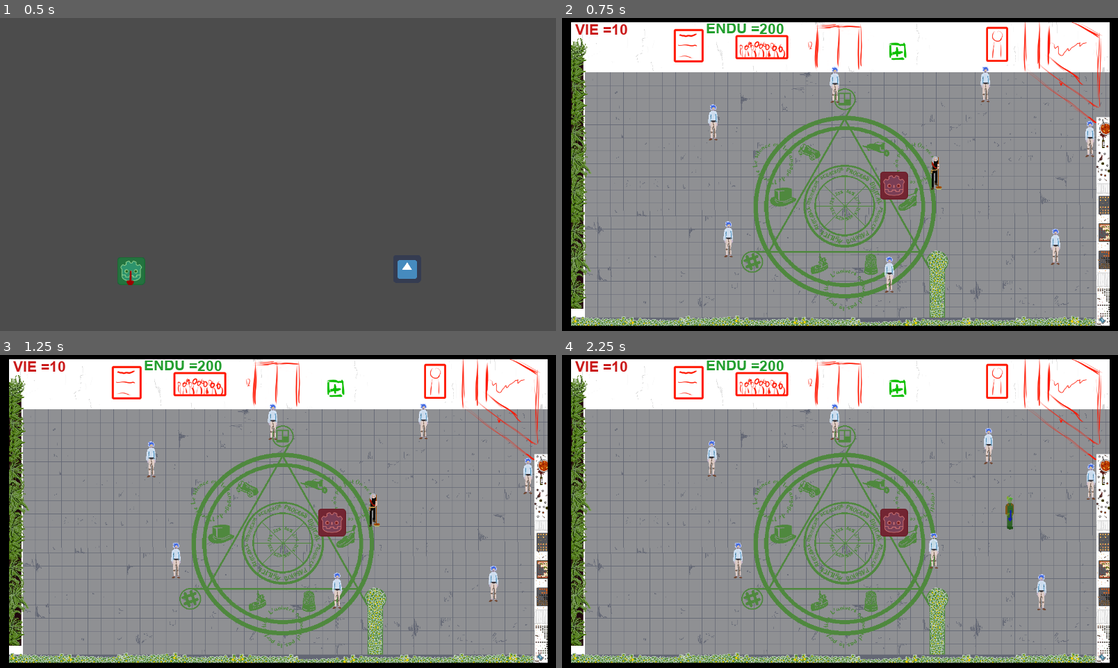
Above: before the commit, frames 1-4 (two rows, left to right).
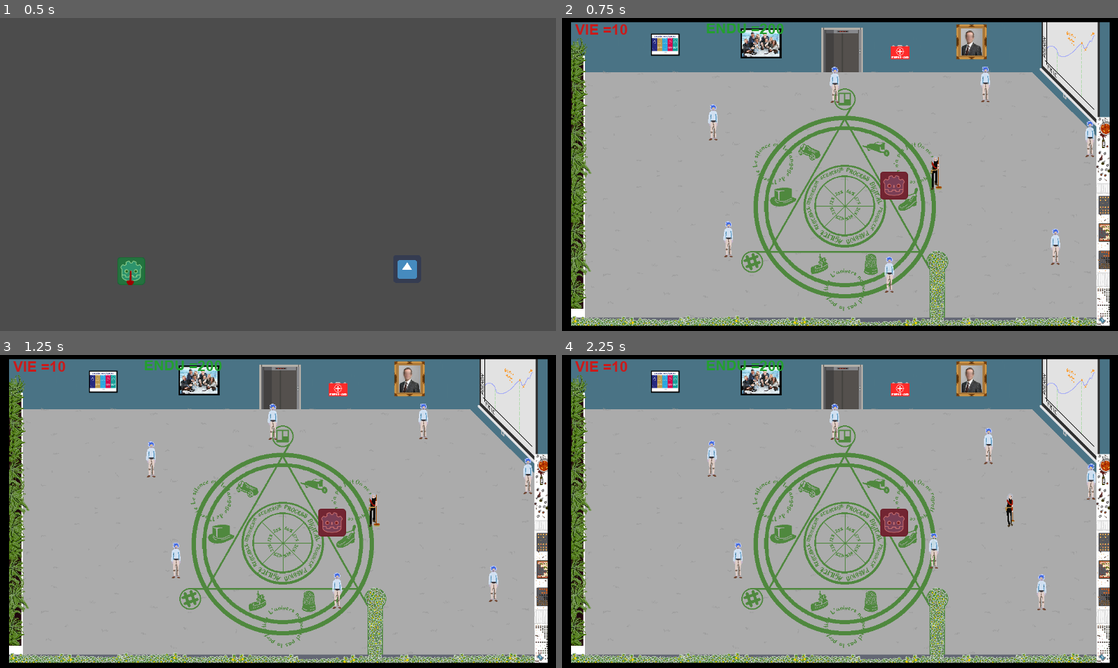
Above: after the commit, the same moments.

Repository: Ant0yne/action_concierge
Game: Godot game, scene res://Scenes/Menu.tscn
Same seed, same stepped clock (60 frames per second), same inputs: the game is played once before the commit and once after it. The engine's default icon, where the game draws it, is replaced by a stand-in: a white triangle on a blue panel in a dark square.
Inputs (mouse positions are in pixels of both pictures, inside the frame that each line leads up to):
- Up to frame 1 (0.5 s): no input
- Up to frame 2 (0.75 s): click (695, 271) at 0.5 s
- Up to frame 3 (1.25 s): no input
- Up to frame 4 (2.25 s): hold Right (ui_right) 1.28-2.03 s; hold Down (ui_down) from 2.03 s (still down)

Frame 1 is identical in both runs. In frame 2, 79% of the frame differs, in the area x 1-99%, y 1-99%; in frame 3, 79%; in frame 4, 80%.

Commit message:
integration fond + marche bas

Diff:
--- a/Scenes/Main.tscn
+++ b/Scenes/Main.tscn
@@ -65,7 +65,7 @@
 
 [node name="CollisionPolygon2D" type="CollisionPolygon2D" parent="LimiteDecor"]
 position = Vector2( 0, -1 )
-polygon = PoolVector2Array( 0.000991821, 0.103065, 52.9431,  …(82 unchanged characters)… 82.193, 689.155, 1230.76, 689.237, 1229.29, 242.852, 1065.97, 124.992, 53.5301, 125.399, 13.31, -4.4347, 1258.19, -27.5789, 1317.87, 2.03447, 1324.94, 765.71, -49, 763 )
+polygon = PoolVector2Array( 0.000991821, 0.103065, 52.9431,  …(82 unchanged characters)… 82.193, 689.155, 1230.76, 689.237, 1229.6, 271.254, 1082.55, 125.997, 53.5301, 125.399, 13.31, -4.4347, 1258.19, -27.5789, 1317.87, 2.03447, 1324.94, 765.71, -49, 763 )
 
 [editable path="UIPersoVie"]
 
--- a/Scenes/Perso.tscn
+++ b/Scenes/Perso.tscn
@@ -6,7 +6,7 @@
 [ext_resource path="res://Perso/Attaque/perso_attaque_bas.png" type="Texture" id=4]
 [ext_resource path="res://Perso/Idle/Idle Haut/perso_idle_haut0006.png" type="Texture" id=5]
 [ext_resource path="res://Perso/Dash/perso_dash_bas.png" type="Texture" id=6]
-[ext_resource path="res://Perso/Marche/perso_marche_bas.png" type="Texture" id=7]
+[ext_resource path="res://Perso/Marche/Marche Bas/perso_marche_gauche0001.png" type="Texture" id=7]
 [ext_resource path="res://Perso/Marche/Marche Gauche/perso_marche_gauche0002.png" type="Texture" id=8]
 [ext_resource path="res://Perso/Attaque/perso_attaque_haut.png" type="Texture" id=9]
 [ext_resource path="res://Perso/Attaque/perso_attaque_droite.png" type="Texture" id=10]
@@ -71,87 +71,96 @@
 [ext_resource path="res://Perso/Marche/Marche Gauche/perso_marche_gauche0005.png" type="Texture" id=69]
 [ext_resource path="res://Perso/Marche/Marche Gauche/perso_marche_gauche0003.png" type="Texture" id=70]
 [ext_resource path="res://Perso/Marche/Marche Gauche/perso_marche_gauche0007.png" type="Texture" id=71]
+[ext_resource path="res://Perso/Marche/Marche Bas/perso_marche_gauche0004.png" type="Texture" id=72]
+[ext_resource path="res://Perso/Marche/Marche Bas/perso_marche_gauche0003.png" type="Texture" id=73]
+[ext_resource path="res://Perso/Marche/Marche Bas/perso_marche_gauche0000.png" type="Texture" id=74]
+[ext_resource path="res://Perso/Marche/Marche Bas/perso_marche_gauche0006.png" type="Texture" id=75]
+[ext_resource path="res://Perso/Marche/Marche Bas/perso_marche_gauche0007.png" type="Texture" id=76]
+[ext_resource path="res://Perso/Marche/Marche Bas/perso_marche_gauche0008.png" type="Texture" id=77]
+[ext_resource path="res://Perso/Marche/Marche Bas/perso_marche_gauche0009.png" type="Texture" id=78]
+[ext_resource path="res://Perso/Marche/Marche Bas/perso_marche_gauche0005.png" type="Texture" id=79]
+[ext_resource path="res://Perso/Marche/Marche Bas/perso_marche_gauche0002.png" type="Texture" id=80]
 
 [sub_resource type="SpriteFrames" id=1]
 animations = [ {
-"frames": [ ExtResource( 13 ), ExtResource( 32 ), ExtResource( 33 ), ExtResource( 34 ), ExtResource( 35 ), ExtResource( 36 ), ExtResource( 37 ), ExtResource( 38 ), ExtResource( 39 ), ExtResource( 40 ), ExtResource( 42 ), ExtResource( 41 ) ],
-"loop": true,
-"name": "Idle Droite",
+"frames": [ ExtResource( 18 ) ],
+"loop": true,
+"name": "Attaque Gauche",
+"speed": 5.0
+}, {
+"frames": [ ExtResource( 65 ), ExtResource( 66 ), ExtResource( 8 ), ExtResource( 70 ), ExtResource( 67 ), ExtResource( 69 ), ExtResource( 68 ), ExtResource( 71 ) ],
+"loop": true,
+"name": "Marche Gauche",
 "speed": 12.0
+}, {
+"frames": [ ExtResource( 4 ) ],
+"loop": true,
+"name": "Attaque Bas",
+"speed": 5.0
+}, {
+"frames": [ ExtResource( 12 ) ],
+"loop": true,
+"name": "Dash Haut",
+"speed": 5.0
+}, {
+"frames": [ ExtResource( 9 ) ],
+"loop": true,
+"name": "Attaque haut",
+"speed": 5.0
+}, {
+"frames": [ ExtResource( 74 ), ExtResource( 7 ), ExtResource( 80 ), ExtResource( 73 ), ExtResource( 72 ), ExtResource( 79 ), ExtResource( 75 ), ExtResource( 76 ), ExtResource( 77 ), ExtResource( 78 ) ],
+"loop": true,
+"name": "Marche Bas",
+"speed": 15.0
+}, {
+"frames": [ ExtResource( 57 ), ExtResource( 62 ), ExtResource( 58 ), ExtResource( 54 ), ExtResource( 55 ), ExtResource( 59 ), ExtResource( 5 ), ExtResource( 61 ), ExtResource( 56 ), ExtResource( 60 ), ExtResource( 63 ), ExtResource( 64 ) ],
+"loop": true,
+"name": "Idle Haut",
+"speed": 12.0
+}, {
+"frames": [ ExtResource( 22 ), ExtResource( 1 ), ExtResource( 26 ), ExtResource( 23 ), ExtResource( 24 ), ExtResource( 25 ), ExtResource( 21 ), ExtResource( 27 ), ExtResource( 28 ), ExtResource( 29 ), ExtResource( 30 ), ExtResource( 31 ) ],
+"loop": true,
+"name": "Idle Bas",
+"speed": 12.0
+}, {
+"frames": [ ExtResource( 48 ), ExtResource( 49 ), ExtResource( 44 ), ExtResource( 15 ), ExtResource( 45 ), ExtResource( 43 ), ExtResource( 46 ), ExtResource( 47 ), ExtResource( 51 ), ExtResource( 50 ), ExtResource( 53 ), ExtResource( 52 ) ],
+"loop": true,
+"name": "Idle Gauche",
+"speed": 12.0
+}, {
+"frames": [ ExtResource( 17 ) ],
+"loop": true,
+"name": "Marche Haut",
+"speed": 5.0
+}, {
+"frames": [ ExtResource( 11 ) ],
+"loop": true,
+"name": "Dash Gauche",
+"speed": 5.0
+}, {
+"frames": [ ExtResource( 10 ) ],
+"loop": true,
+"name": "Attaque Droite",
+"speed": 5.0
+}, {
+"frames": [ ExtResource( 3 ) ],
+"loop": true,
+"name": "Dash Droite",
+"speed": 5.0
 }, {
 "frames": [ ExtResource( 6 ) ],
 "loop": true,
 "name": "Dash Bas",
 "speed": 5.0
 }, {
-"frames": [ ExtResource( 4 ) ],
-"loop": true,
-"name": "Attaque Bas",
-"speed": 5.0
-}, {
-"frames": [ ExtResource( 11 ) ],
-"loop": true,
-"name": "Dash Gauche",
-"speed": 5.0
-}, {
-"frames": [ ExtResource( 17 ) ],
-"loop": true,
-"name": "Marche Haut",
-"speed": 5.0
-}, {
 "frames": [ ExtResource( 16 ) ],
 "loop": true,
 "name": "Marche Droite",
 "speed": 5.0
 }, {
-"frames": [ ExtResource( 18 ) ],
-"loop": true,
-"name": "Attaque Gauche",
-"speed": 5.0
-}, {
-"frames": [ ExtResource( 12 ) ],
-"loop": true,
-"name": "Dash Haut",
-"speed": 5.0
-}, {
-"frames": [ ExtResource( 7 ) ],
-"loop": true,
-"name": "Marche Bas",
-"speed": 5.0
-}, {
-"frames": [ ExtResource( 10 ) ],
-"loop": true,
-"name": "Attaque Droite",
-"speed": 5.0
-}, {
-"frames": [ ExtResource( 22 ), ExtResource( 1 ), ExtResource( 26 ), ExtResource( 23 ), ExtResource( 24 ), ExtResource( 25 ), ExtResource( 21 ), ExtResource( 27 ), ExtResource( 28 ), ExtResource( 29 ), ExtResource( 30 ), ExtResource( 31 ) ],
-"loop": true,
-"name": "Idle Bas",
-"speed": 12.0
-}, {
-"frames": [ ExtResource( 9 ) ],
-"loop": true,
-"name": "Attaque haut",
-"speed": 5.0
-}, {
-"frames": [ ExtResource( 3 ) ],
-"loop": true,
-"name": "Dash Droite",
-"speed": 5.0
-}, {
-"frames": [ ExtResource( 65 ), ExtResource( 66 ), ExtResource( 8 ), ExtResource( 70 ), ExtResource( 67 ), ExtResource( 69 ), ExtResource( 68 ), ExtResource( 71 ) ],
-"loop": true,
-"name": "Marche Gauche",
-"speed": 12.0
-}, {
-"frames": [ ExtResource( 57 ), ExtResource( 62 ), ExtResource( 58 ), ExtResource( 54 ), ExtResource( 55 ), ExtResource( 59 ), ExtResource( 5 ), ExtResource( 61 ), ExtResource( 56 ), ExtResource( 60 ), ExtResource( 63 ), ExtResource( 64 ) ],
-"loop": true,
-"name": "Idle Haut",
-"speed": 12.0
-}, {
-"frames": [ ExtResource( 48 ), ExtResource( 49 ), ExtResource( 44 ), ExtResource( 15 ), ExtResource( 45 ), ExtResource( 43 ), ExtResource( 46 ), ExtResource( 47 ), ExtResource( 51 ), ExtResource( 50 ), ExtResource( 53 ), ExtResource( 52 ) ],
-"loop": true,
-"name": "Idle Gauche",
+"frames": [ ExtResource( 13 ), ExtResource( 32 ), ExtResource( 33 ), ExtResource( 34 ), ExtResource( 35 ), ExtResource( 36 ), ExtResource( 37 ), ExtResource( 38 ), ExtResource( 39 ), ExtResource( 40 ), ExtResource( 42 ), ExtResource( 41 ) ],
+"loop": true,
+"name": "Idle Droite",
 "speed": 12.0
 } ]
 
Binary file added: Perso/Marche/Marche Bas/perso_marche_gauche0000.png
Not shown, added: Perso/Marche/Marche Bas/perso_marche_gauche0000.png.import
Binary file added: Perso/Marche/Marche Bas/perso_marche_gauche0001.png
Not shown, added: Perso/Marche/Marche Bas/perso_marche_gauche0001.png.import
Binary file added: Perso/Marche/Marche Bas/perso_marche_gauche0002.png
Not shown, added: Perso/Marche/Marche Bas/perso_marche_gauche0002.png.import
Binary file added: Perso/Marche/Marche Bas/perso_marche_gauche0003.png
Not shown, added: Perso/Marche/Marche Bas/perso_marche_gauche0003.png.import
Binary file added: Perso/Marche/Marche Bas/perso_marche_gauche0004.png
Not shown, added: Perso/Marche/Marche Bas/perso_marche_gauche0004.png.import
Binary file added: Perso/Marche/Marche Bas/perso_marche_gauche0005.png
Not shown, added: Perso/Marche/Marche Bas/perso_marche_gauche0005.png.import
(and 10 more such lines)
